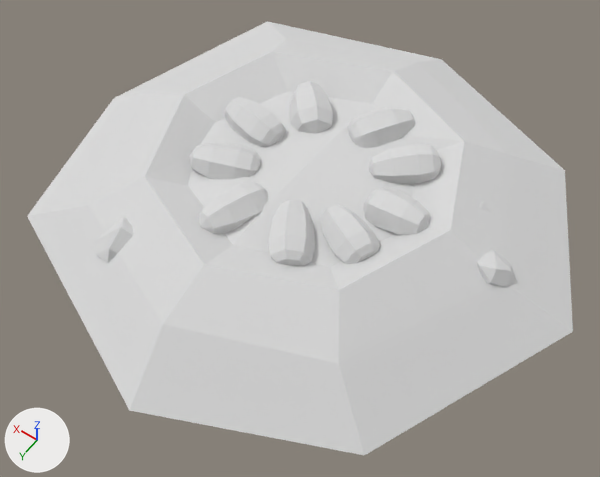
An edit to the glTF model models/ultimate-pack/low-poly-10/m/nature-egg-nest-prehistoric.glb, drawn before and after from the same camera.
One viewpoint serves both versions: a 50 mm camera at (-2.51, 3.64, 5.14) aimed at (-0.16, 0.35, -0.02). The lights are fixed; the arrows at lower left show +X, +Y and +Z. The older version comes first. Where no turn or scale is listed for an object, it has been applied to the vertices.

Names of what the first picture shows: 'egg-dino-nest'.
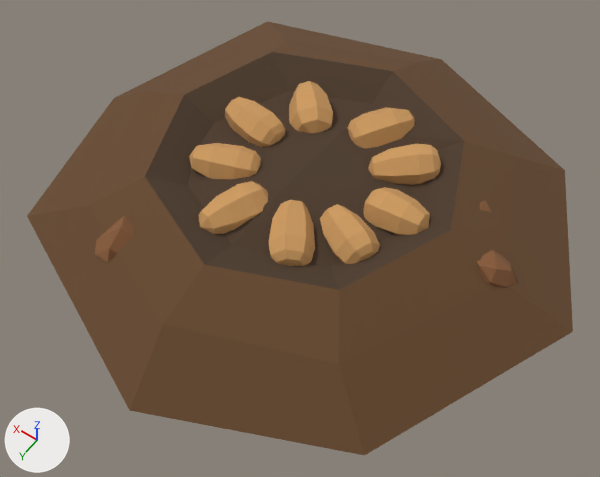
Boxes [x1, y1, x2, y2] around the edits, measured in the pictures (600 x 477 px):
'egg-dino-nest', recoloured (white to brown)
    both: [27, 21, 573, 455]

The change in detail:
Material '9 BROWN-DARKEST' (mat_9_brown_darkest) changes colour from white #e7e7e7 to brown #4d3b2b; in linear values from (0.8, 0.8, 0.8) to (0.0742, 0.0437, 0.0242).
Material '10 BROWN-DARK' (mat_10_brown_dark) changes colour from white #e7e7e7 to brown #67492d; in linear values from (0.8, 0.8, 0.8) to (0.136, 0.0666, 0.0262).
Material '11 BROWN-MEDIUM' (mat_11_brown_medium) changes colour from white #e7e7e7 to brown #885b39; in linear values from (0.8, 0.8, 0.8) to (0.246, 0.105, 0.0409).
Material '13 BROWN-LIGHT' (mat_13_brown_light) changes colour from white #e7e7e7 to orange #cd9b60; in linear values from (0.8, 0.8, 0.8) to (0.61, 0.328, 0.117).
